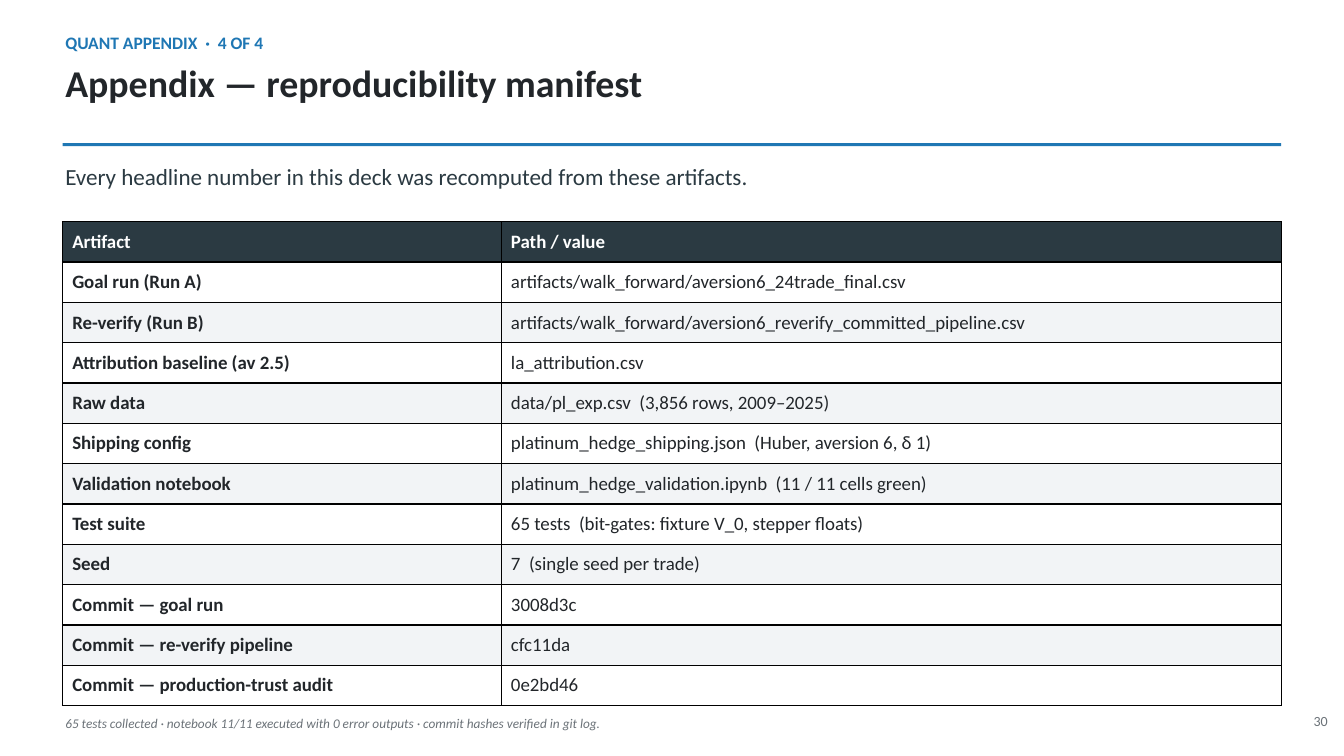
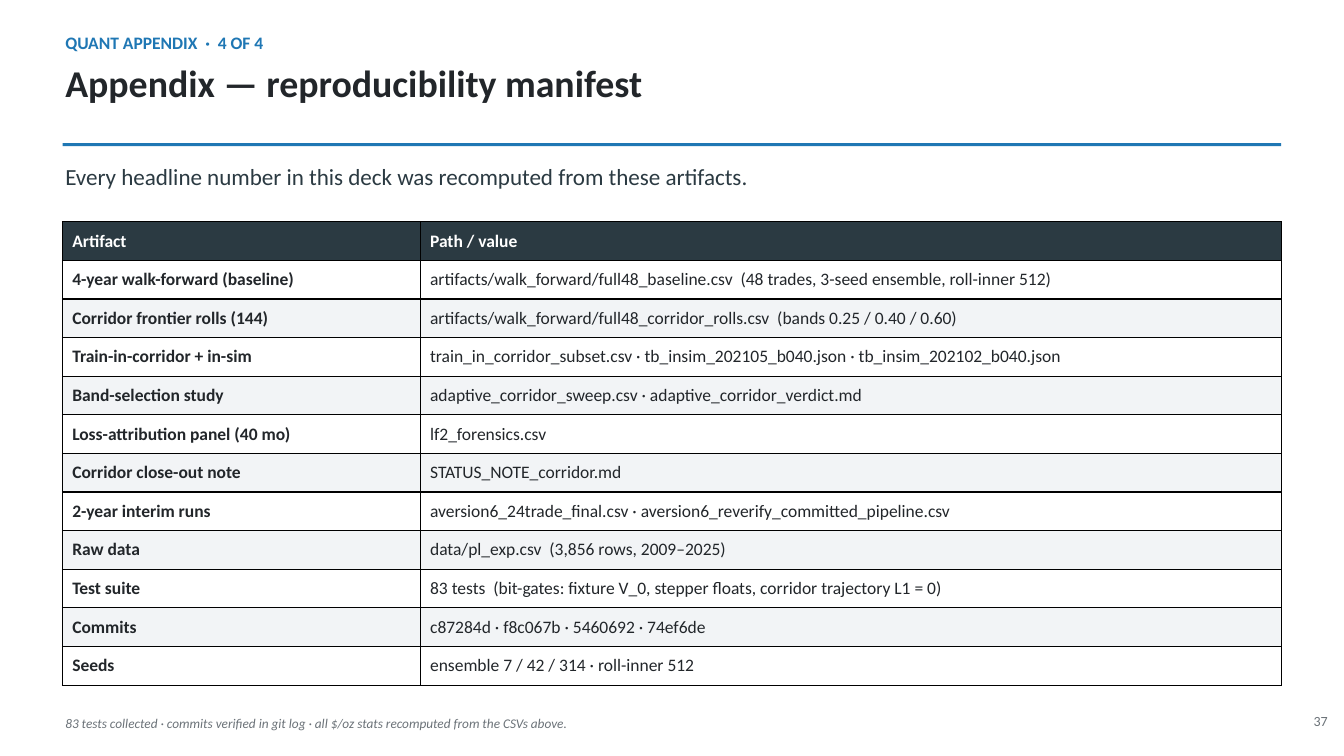
Before and after one commit to sylam/riskflow, a slide deck: slide 37 of artifacts/platinum_hedge_management_deck.pptx (slide 30 before the commit). Drawn at 1344x756 pixels with LibreOffice and Linux fonts; fonts in the diff are those of the drawing. Boxes give left, top, right and bottom in pixels: in the first picture for what was removed or moved away, otherwise in the second. Text is boxed around its words. In the diff, an @@ line names an element or a change of style, - is before the commit and + after.

```diff
--- a/artifacts/platinum_hedge_management_deck.pptx
+++ b/artifacts/platinum_hedge_management_deck.pptx
@@ table at (63, 222, 1281, 686) @@
-row 2: Goal run (Run A) | artifacts/walk_forward/aversion6_24trade_final.csv
-row 3: Re-verify (Run B) | artifacts/walk_forward/aversion6_reverify_committed_pipeline.csv
-row 4: Attribution baseline (av 2.5) | la_attribution.csv
+row 2: 4-year walk-forward (baseline) | artifacts/walk_forward/full48_baseline.csv (48 trades, 3-seed ensemble, roll-inner 512)
+row 3: Corridor frontier rolls (144) | artifacts/walk_forward/full48_corridor_rolls.csv (bands 0.25 / 0.40 / 0.60)
+row 4: Train-in-corridor + in-sim | train_in_corridor_subset.csv · tb_insim_202105_b040.json · tb_insim_202102_b040.json
+row 5: Band-selection study | adaptive_corridor_sweep.csv · adaptive_corridor_verdict.md
+row 6: Loss-attribution panel (40 mo) | lf2_forensics.csv
+row 7: Corridor close-out note | STATUS_NOTE_corridor.md
+row 8: 2-year interim runs | aversion6_24trade_final.csv · aversion6_reverify_committed_pipeline.csv
-row 6: Shipping config | platinum_hedge_shipping.json (Huber, aversion 6, δ 1)
-row 7: Validation notebook | platinum_hedge_validation.ipynb (11 / 11 cells green)
-row 8: Test suite | 65 tests (bit-gates: fixture V_0, stepper floats)
-row 9: Seed | 7 (single seed per trade)
-row 10: Commit — goal run | 3008d3c
-row 11: Commit — re-verify pipeline | cfc11da
-row 12: Commit — production-trust audit | 0e2bd46
+row 10: Test suite | 83 tests (bit-gates: fixture V_0, stepper floats, corridor trajectory L1 = 0)
+row 11: Commits | c87284d · f8c067b · 5460692 · 74ef6de
+row 12: Seeds | ensemble 7 / 42 / 314 · roll-inner 512
@@ size 13.5 to 12.5 pt in "Artifact", "Path / value" @@
@@ text at (65, 719, 567, 730): text changed @@
-65 tests collected · notebook 11/11 executed with 0 error outputs · commit hashes verified in git log.
+83 tests collected · commits verified in git log · all $/oz stats recomputed from the CSVs above.
@@ text at (1314, 717, 1328, 726): text changed @@
-30
+37
```
Also in this commit, not shown: 12 other slides changed, 7 slides added.
